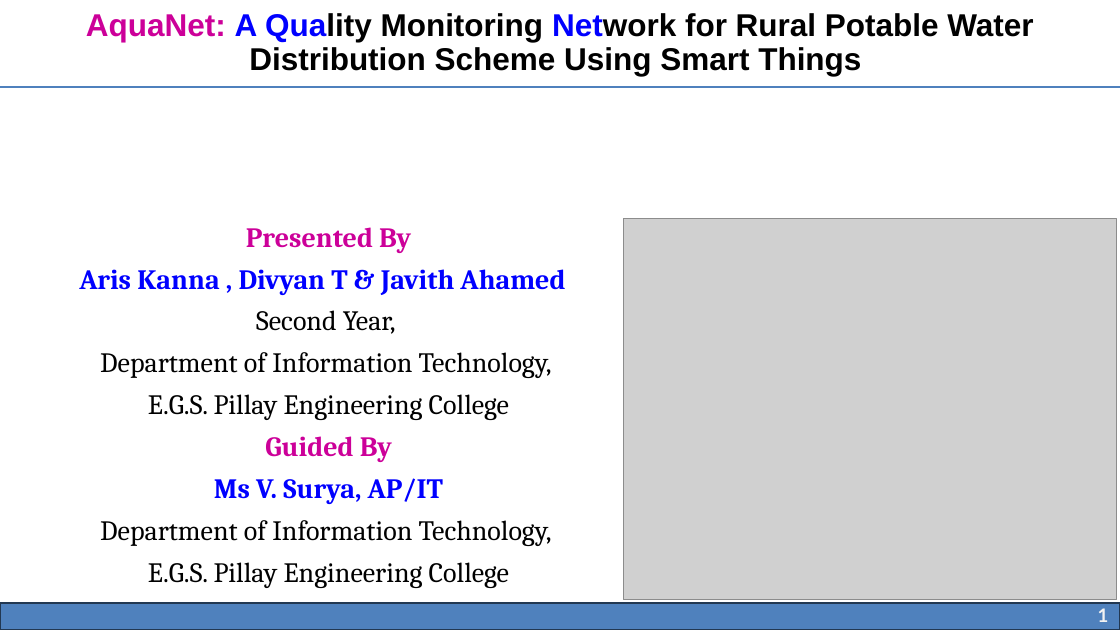
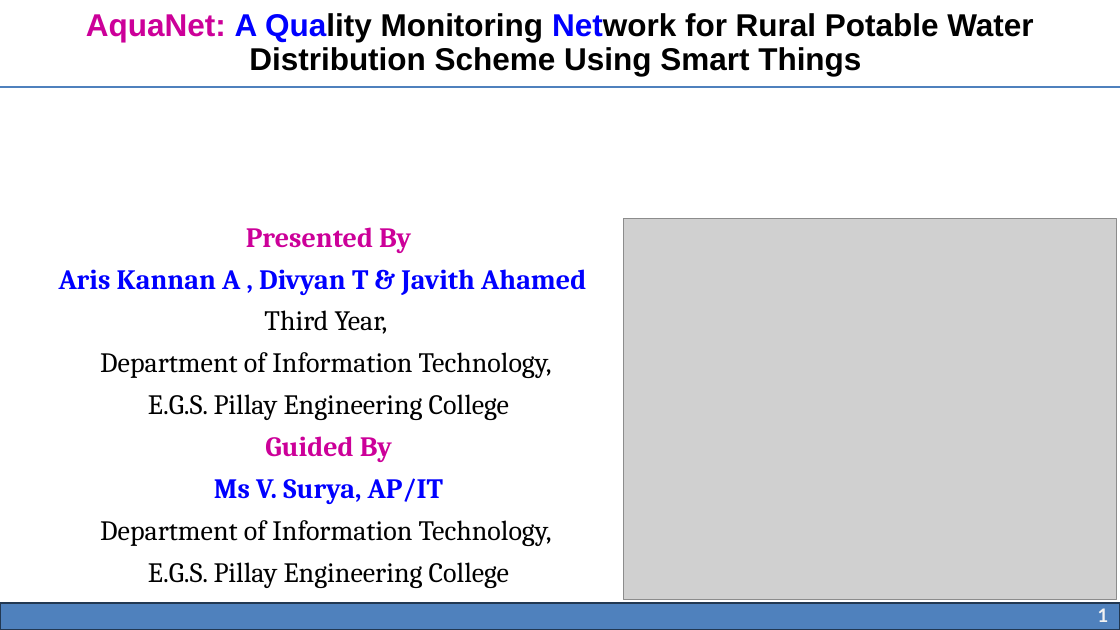
Before and after one commit to Arish5Kannan/resume, a slide deck: slide 1 of DAJ(mini-project).pptx. Drawn at 1120x630 pixels with LibreOffice and Linux fonts; fonts in the diff are those of the drawing; grey boxes stand for pictures. Boxes give left, top, right and bottom in pixels: in the first picture for what was removed or moved away, otherwise in the second. Text is boxed around its words. In the diff, an @@ line names an element or a change of style, - is before the commit and + after.

```diff
--- a/DAJ(mini-project).pptx
+++ b/DAJ(mini-project).pptx
@@ text at [59,269,586,334]: text changed @@
-Aris Kanna , Divyan T & Javith Ahamed
-Second Year,
+Aris Kannan A , Divyan T & Javith Ahamed
+Third Year,
```
